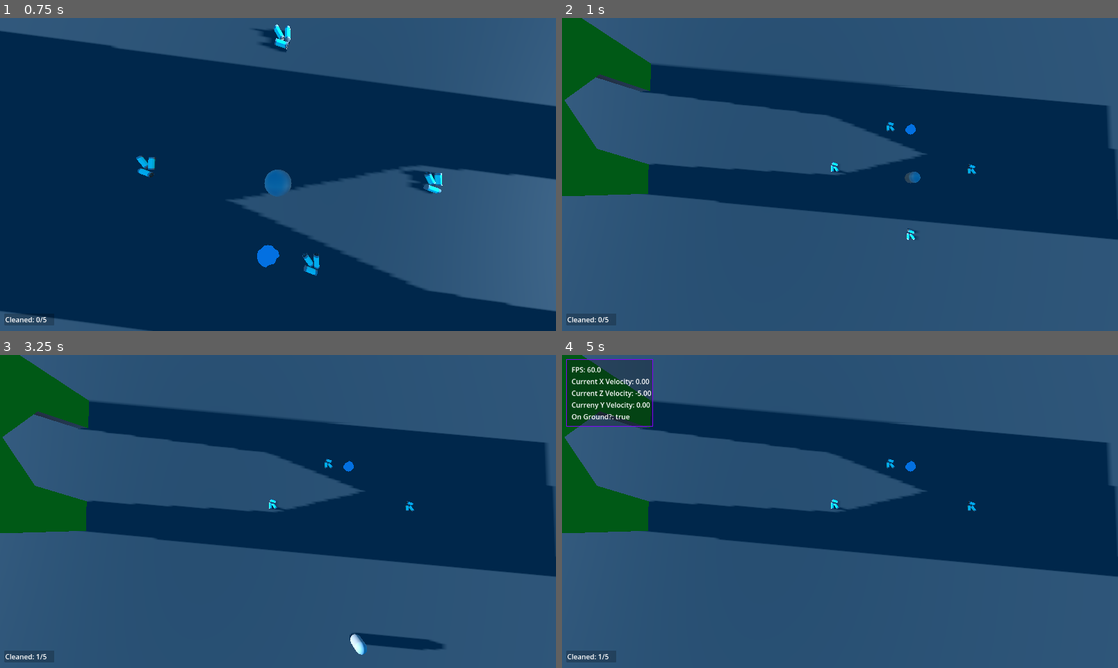
Above: before the commit, frames 1-4 (two rows, left to right).
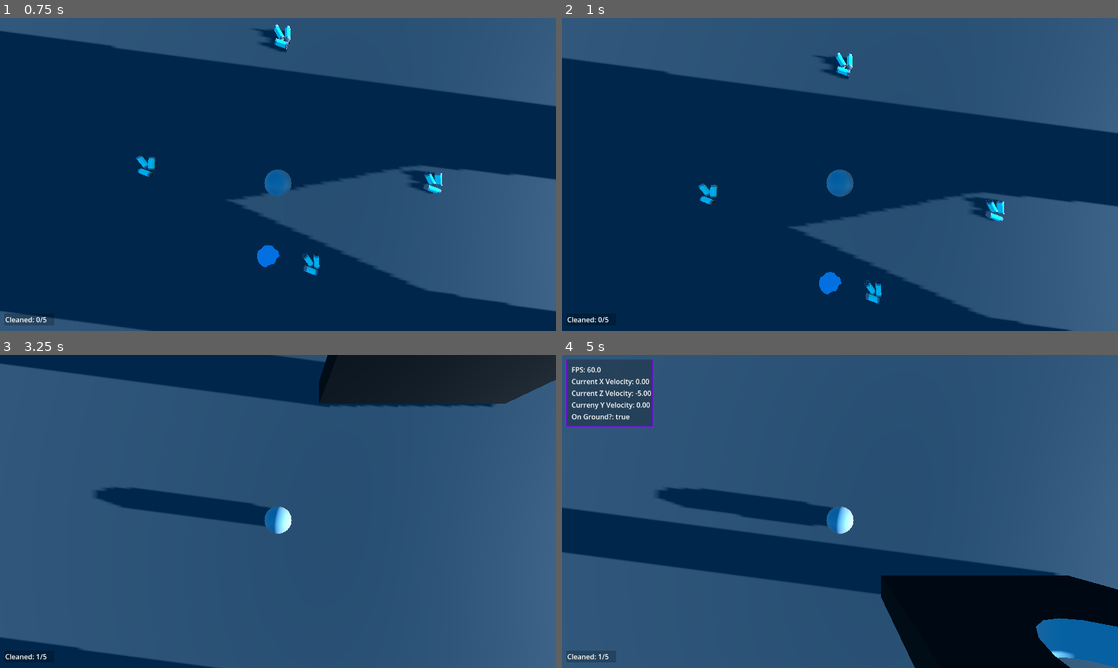
Above: after the commit, the same moments.

Repository: JustDavide/JanitorDemo
Game: Godot game, scene res://scenes/main.tscn
Two runs of this game, one before a commit and one after it. Both use one fixed random seed, a clock stepped at 60 frames per second and the inputs below.
Inputs (mouse positions are in pixels of both pictures, inside the frame that each line leads up to):
- Up to frame 1 (0.75 s): tap Enter at 0.5 s; move the mouse to (305, 174) at 0.52 s; hold W (Forwards) from 0.53 s (still down); hold Shift (Run) from 0.53 s (still down)
- Up to frame 2 (1 s): keep holding W (Forwards); keep holding Shift (Run); tap Space (Jump) at 0.77 s; tap Ctrl (SwitchCamera) at 0.8 s
- Up to frame 3 (3.25 s): keep holding W (Forwards); tap Space (Jump) at 1.07, 1.52, 1.55, 1.82, 2.1, 3.02 s; move the mouse to (250, 511) at 1.27 s; release Shift (Run) at 1.28 s; tap Ctrl (SwitchCamera) at 1.35, 3.05 s; tap E (Interact) at 2, 2.85 s; move the mouse to (289, 505) at 2.02 s; hold Shift (Run) 2.03-2.78 s; move the mouse to (272, 517) at 2.77 s
- Up to frame 4 (5 s): keep holding W (Forwards); tap Space (Jump) at 3.32, 3.77, 3.8, 4.07, 4.52, 4.82 s; move the mouse to (878, 514) at 3.52 s; click (878, 514) at 3.6 s; tap ` (Debug) at 4.15 s; move the mouse to (795, 508) at 4.27 s; tap Shift (Run) at 4.35 s

Frame 1 is identical in both runs. In frame 2, 50% of the frame differs, in the area x 0-100%, y 0-100%; in frame 3, 47%; in frame 4, 50%.

Commit message:
Removed some debug, deprecated code and changed THAT name

Diff:
--- a/scenes/main.tscn
+++ b/scenes/main.tscn
@@ -57,18 +57,18 @@
 height = 3.8215027
 sides = 20
 
-[node name="Penis" type="CSGBox3D" parent="." unique_id=1529163051]
+[node name="BalledEntrance" type="CSGBox3D" parent="." unique_id=1529163051]
 transform = Transform3D(6.7188196, 0, 0, 0, 2.9081683, 0, 0, 0, 1, -0.46483052, 5.1471486, 25.135918)
 use_collision = true
 size = Vector3(1.6185913, 3.1641235, 1)
 material = SubResource("StandardMaterial3D_bo1nx")
 
-[node name="CSGBox3D" type="CSGBox3D" parent="Penis" unique_id=1028493271]
+[node name="CSGBox3D" type="CSGBox3D" parent="BalledEntrance" unique_id=1028493271]
 transform = Transform3D(0.99999976, 0, 0, 0, 1, 0, 0, 0, 1, 0.05267333, -0.89820766, 0)
 operation = 2
 size = Vector3(0.5506592, 1.4111938, 1)
 
-[node name="CSGSphere3D" type="CSGSphere3D" parent="Penis" unique_id=1224177889]
+[node name="CSGSphere3D" type="CSGSphere3D" parent="BalledEntrance" unique_id=1224177889]
 transform = Transform3D(0.62628615, 0, 0, 0, 1.1134453, 0, 0, 0, 3.840881, 0.041620165, -0.3025837, -0.44552326)
 operation = 2
 radius = 0.6022808
@@ -89,9 +89,6 @@
 transform = Transform3D(1, 0, 0, 0, 1, 0, 0, 0, 1, -5.1307507, 1.5, 2.9379852)
 SENS = 0.001
 
-[node name="DebugCamera" type="Camera3D" parent="." unique_id=1474081982]
-transform = Transform3D(-0.99922913, -0.039173663, 0.002601901, -1.2880135e-08, 0.06627392, 0.99780154, -0.03925994, 0.9970322, -0.06622282, 1.4422541, 19.922709, 0)
-
 [node name="BunchOfCans" parent="." unique_id=24624919 instance=ExtResource("2_0wfyh")]
 transform = Transform3D(1, 0, 0, 0, 1, 0, 0, 0, 1, -10.96184, 0.70289195, 1.162344)
 
--- a/scripts/CharacterController.gd
+++ b/scripts/CharacterController.gd
@@ -7,7 +7,6 @@
 
 @onready var head = $Head
 @onready var camera = $Head/Camera3D
-@onready var debugCamera = $"../DebugCamera"
 
 func _ready():
 	Input.mouse_mode = Input.MOUSE_MODE_CAPTURED
@@ -19,21 +18,6 @@
 		Input.mouse_mode = Input.MOUSE_MODE_VISIBLE
 	if Input.is_action_just_pressed("M1"):
 		Input.mouse_mode = Input.MOUSE_MODE_CAPTURED
-
-	# Switch Debug camera
-	if Input.is_action_just_pressed("SwitchCamera"):
-		if get_viewport().get_camera_3d() == camera:
-			debugCamera.current = true
-		else:
-			camera.current = true
-
-	# Old mouse movement system. Don't need it anymore
-	#if event is InputEventMouseMotion:
-		#if Input.mouse_mode == Input.MOUSE_MODE_VISIBLE:
-			#return
-		#head.rotate_y(-event.relative.x * SENS)
-		#camera.rotate_x(-event.relative.y * SENS)
-		#camera.rotation.x = clamp(camera.rotation.x, deg_to_rad(-95), deg_to_rad(95))
 
 
 func interact():
@@ -59,20 +43,6 @@
 		print('input')
 		interact()
 
-
-	# Don't need jumping
-	#if Input.is_action_just_pressed("Jump") and is_on_floor():
-		#velocity.y = JUMP_VELOCITY
-
-
-	# Don't need running
-	#if (Input.is_action_pressed("Run") and is_on_floor()) and SPEED < 8:
-		#SPEED += 0.750
-		#if SPEED > 8:
-			#SPEED = 8
-	#if Input.is_action_just_released("Run"):
-		#SPEED = 5.0
-
 	var input_dir = Input.get_vector("Left", "Right", "Forwards", "Backwards")
 	var direction = (head.transform.basis * Vector3(input_dir.x, 0, input_dir.y)).normalized()
 	if direction:
